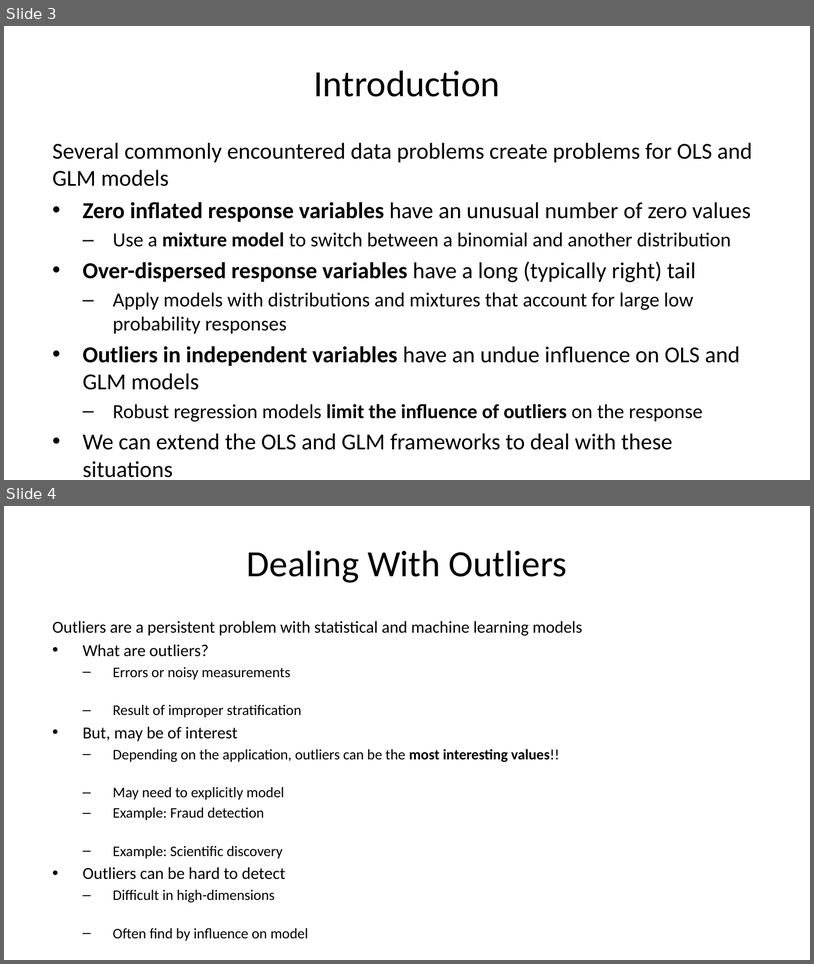
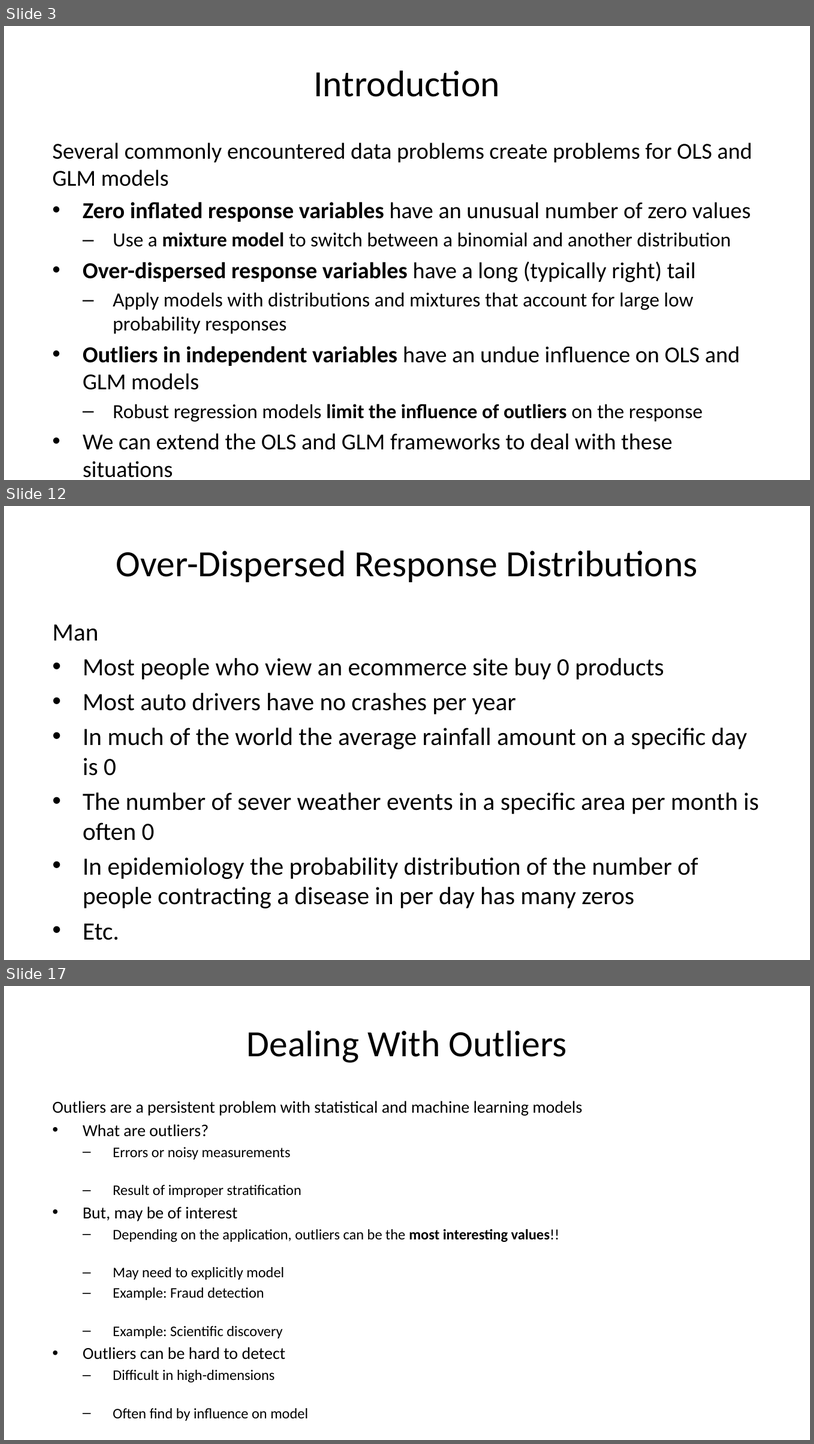
Before and after one commit to StephenElston/CSCI-E-83, a slide deck: LectureSlides/10b_ModelsFor OutliersAndOverdispersion.pptx. Shown one above the other, each under a label of ours: slides 3 and 4 before the commit, slides 3, 12 and 17 after it; the slides between them are not shown. The pictures are 814x964 and 814x1444 pixels, drawn with LibreOffice and Linux fonts; fonts in the diff are those of the drawing. Boxes give left, top, right and bottom in pixels: in the first picture for what was removed or moved away, otherwise in the second. Text is boxed around its words. In the diff, an @@ line names an element or a change of style, - is before the commit and + after.

Commit message:
Added slides on zero-inflated and over-dispersed distributions

```diff
--- a/LectureSlides/10b_ModelsFor OutliersAndOverdispersion.pptx
+++ b/LectureSlides/10b_ModelsFor OutliersAndOverdispersion.pptx
@@ slide 12 added at (x1=4, y1=506, x2=810, y2=960), background #FFFFFF @@
@@ title added at (x1=116, y1=550, x2=698, y2=582), 33 pt, text #000000 @@
+Over-Dispersed Response Distributions
@@ text added at (x1=53, y1=624, x2=759, y2=908), 22.2 pt, text #000000 @@
+Man
+• Most people who view an ecommerce site buy 0 products
+• Most auto drivers have no crashes per year
+• In much of the world the average rainfall amount on a specific day is 0
+• The number of sever weather events in a specific area per month is often 0
+• In epidemiology the probability distribution of the number of people contracting a disease in per day has many zeros
+• Etc.
@@ what was slide 4 is now slide 17 @@
```
Also in this commit, not shown: 12 other slides added.
